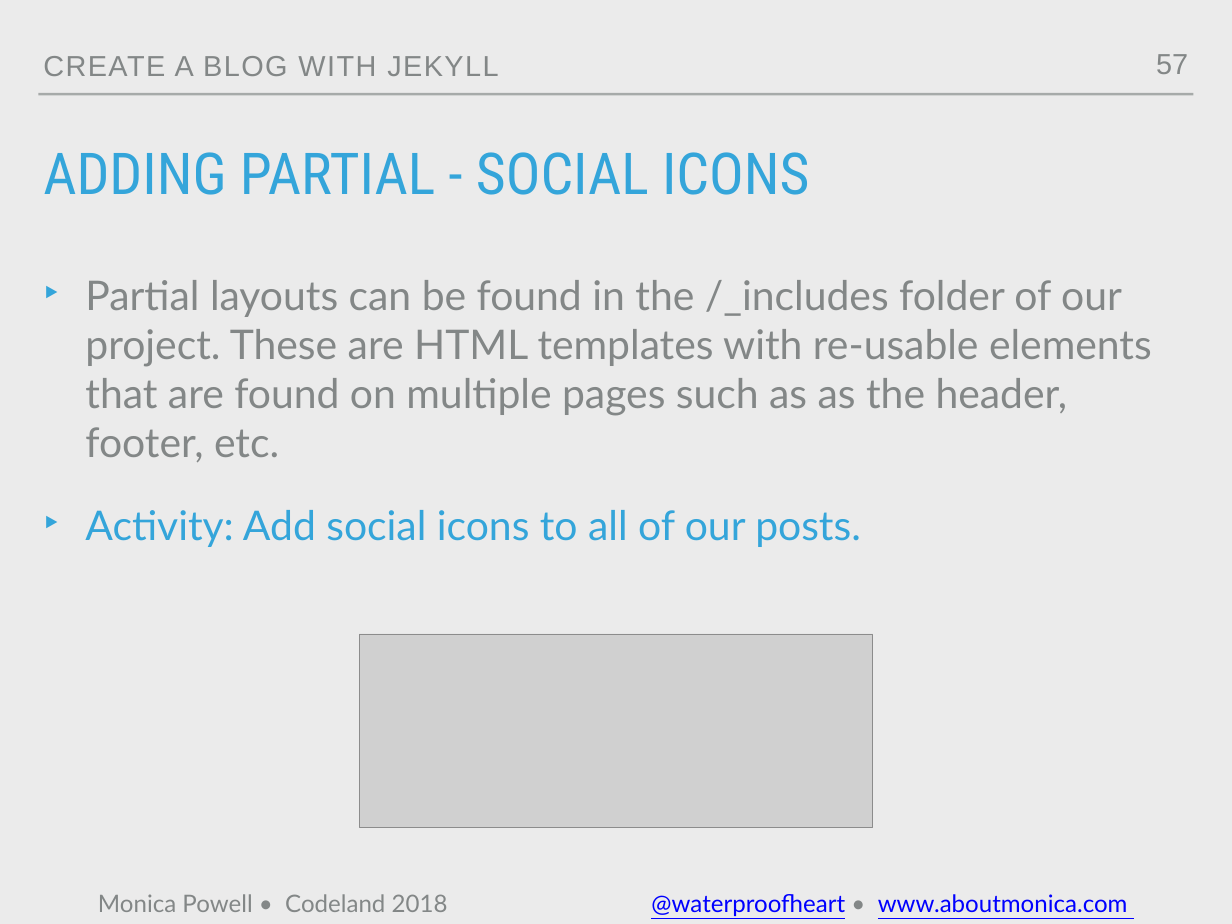
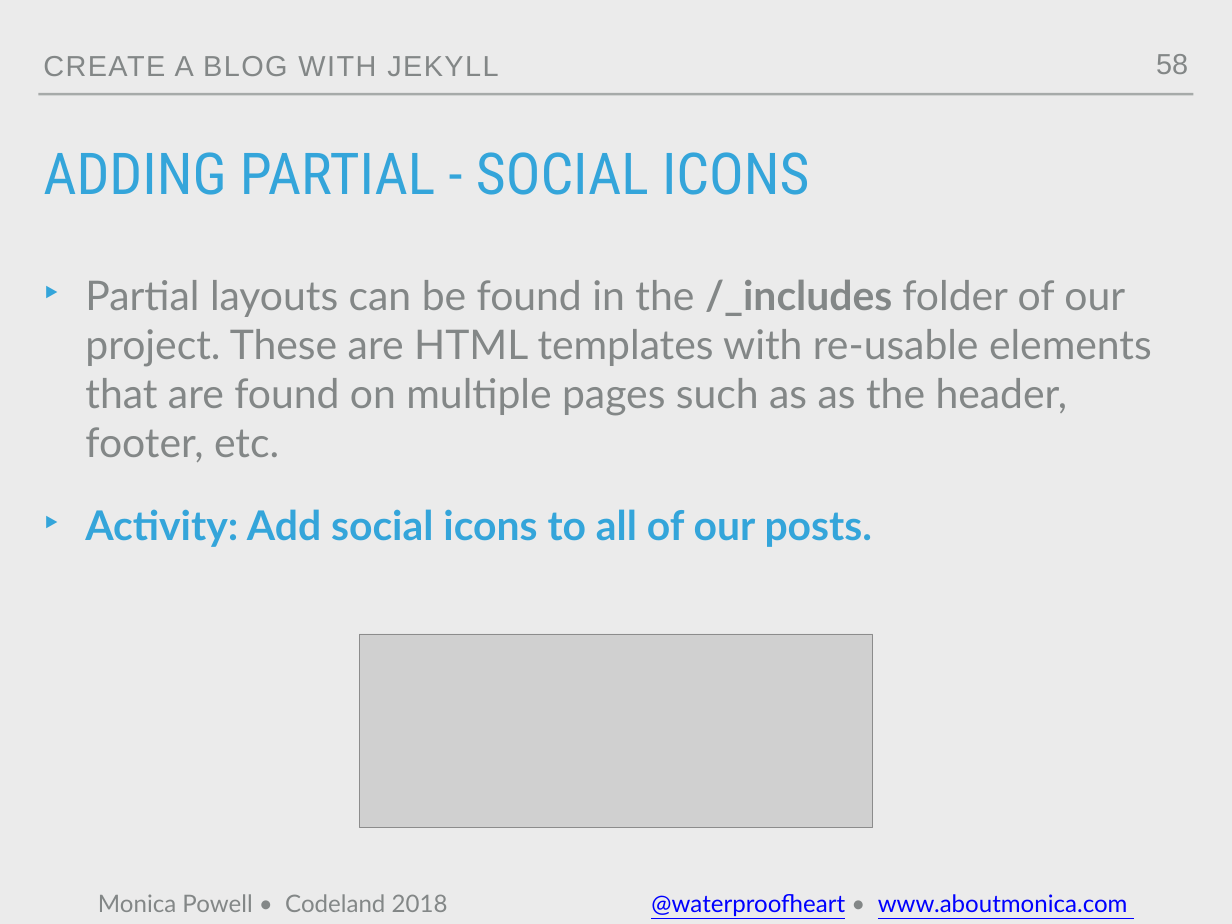
Before and after one commit to M0nica/codeland-workshop, a slide deck: slide 58 of codeland2018.pptx (slide 57 before the commit). Drawn at 1232x924 pixels with LibreOffice and Linux fonts; fonts in the diff are those of the drawing; grey boxes stand for pictures; background and template pictures are left out. Boxes give left, top, right and bottom in pixels: in the first picture for what was removed or moved away, otherwise in the second. Text is boxed around its words. In the diff, an @@ line names an element or a change of style, - is before the commit and + after.

```diff
--- a/codeland2018.pptx
+++ b/codeland2018.pptx
@@ page number at <box>1156,54,1188,74</box>: text changed @@
-57
+58
@@ text "Partial layouts can be found ..." at <box>85,279,1152,547</box>: bold on in "/_includes", "Activity: Add social icons to all of ..." @@
```
Also in this commit, not shown: 15 other slides changed, 1 slide added, 1 other file.
